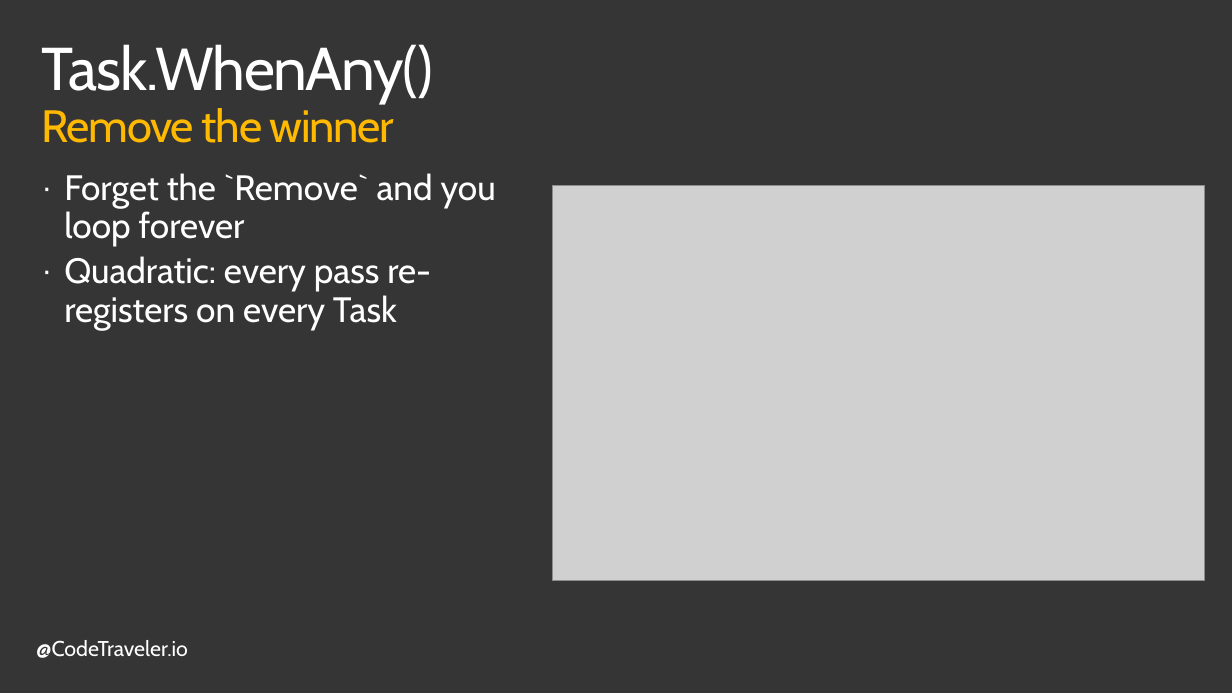
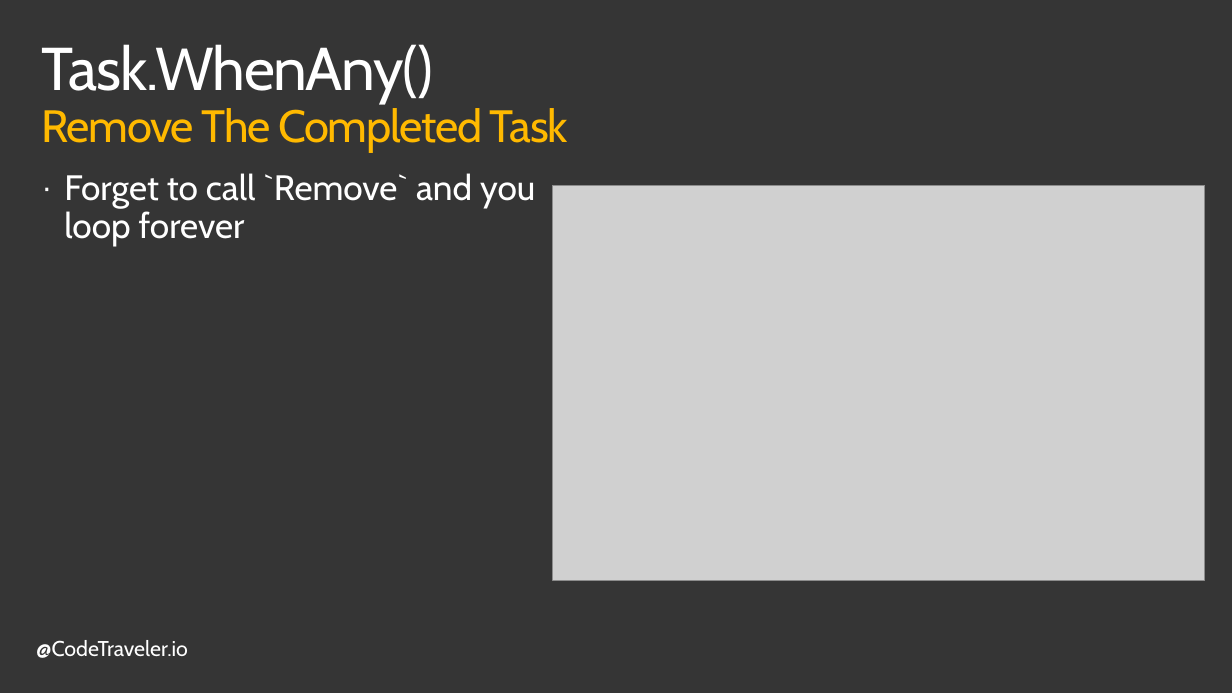
Before and after one commit to TheCodeTraveler/BecomeAnExpertWithAsyncAwait, a slide deck: slide 10 of 6. Coordinating Multiple Tasks/CoordinatingTasks.pptx. Drawn at 1232x693 pixels with LibreOffice and Linux fonts; fonts in the diff are those of the drawing; grey boxes stand for pictures; background and template pictures are left out. Boxes give left, top, right and bottom in pixels: in the first picture for what was removed or moved away, otherwise in the second. Text is boxed around its words. In the diff, an @@ line names an element or a change of style, - is before the commit and + after.

```diff
--- a/6. Coordinating Multiple Tasks/CoordinatingTasks.pptx
+++ b/6. Coordinating Multiple Tasks/CoordinatingTasks.pptx
@@ title at [42, 44, 568, 153]: text changed @@
-Task.WhenAny()
-Remove the winner
+Task.WhenAny()
+Remove The Completed Task
@@ text at [64, 173, 535, 247]: text changed @@
-· Forget the `Remove` and you loop forever
-· Quadratic: every pass re-registers on every Task
+· Forget to call `Remove` and you loop forever
```
Also in this commit, not shown: 5 other slides changed, 1 slide removed.
